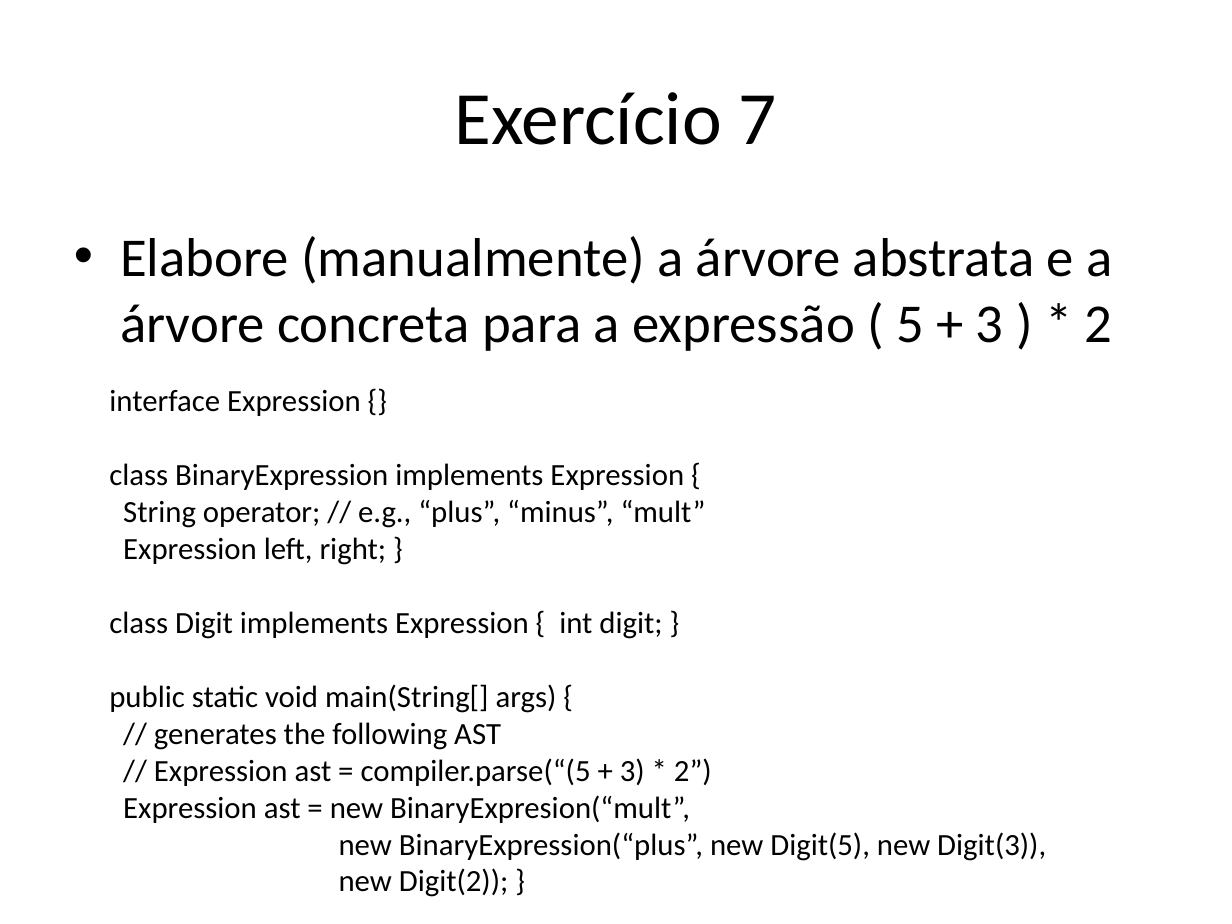
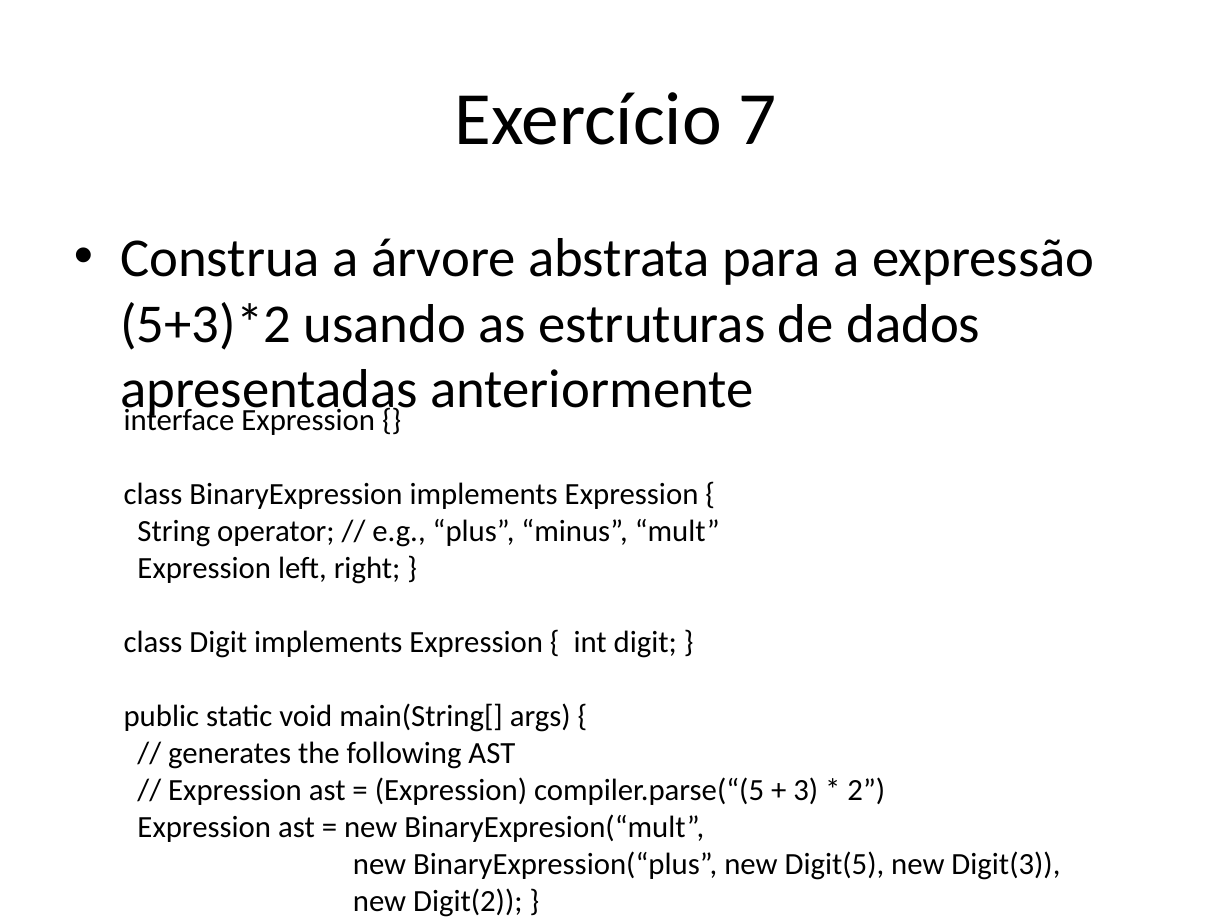
Before and after one commit to damorim/compilers-cin, a slide deck: slide 58 of slides-aulas/conceitos-basicos.pptx (slide 57 before the commit). Drawn at 1232x924 pixels with LibreOffice and Linux fonts; fonts in the diff are those of the drawing. Boxes give left, top, right and bottom in pixels: in the first picture for what was removed or moved away, otherwise in the second. Text is boxed around its words. In the diff, an @@ line names an element or a change of style, - is before the commit and + after.

```diff
--- a/slides-aulas/conceitos-basicos.pptx
+++ b/slides-aulas/conceitos-basicos.pptx
@@ text at [120,238,1095,421]: text changed @@
-• Elabore (manualmente) a árvore abstrata e a árvore concreta para a expressão ( 5 + 3 ) * 2
+• Construa a árvore abstrata para a expressão (5+3)*2 usando as estruturas de dados apresentadas anteriormente
@@ text "interface Expression {}": place and size @@
-text "interface Expression {}" at [109,390,1046,897]
+text "interface Expression {}" at [124,405,1060,917]
@@ text at [168,777,885,805]: text changed @@
-// Expression ast = compiler.parse(“(5 + 3) * 2”)
+// Expression ast = (Expression) compiler.parse(“(5 + 3) * 2”)
```
Also in this commit, not shown: 6 other slides changed, 1 slide added, 3 other files.
